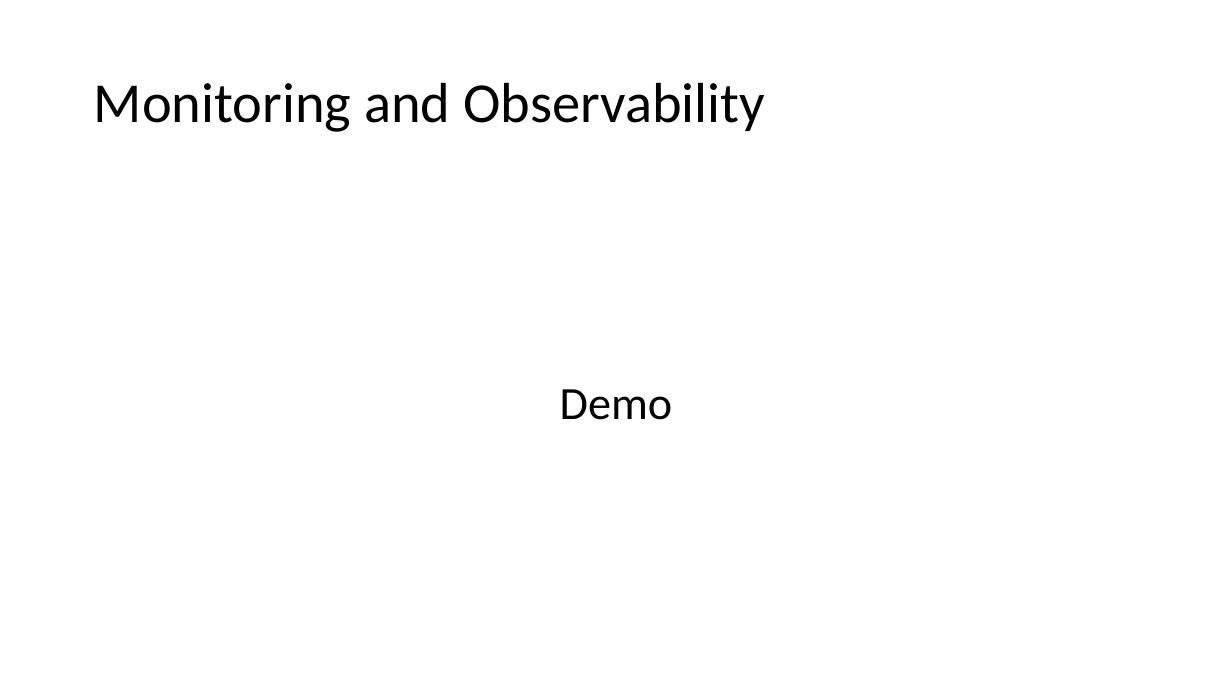
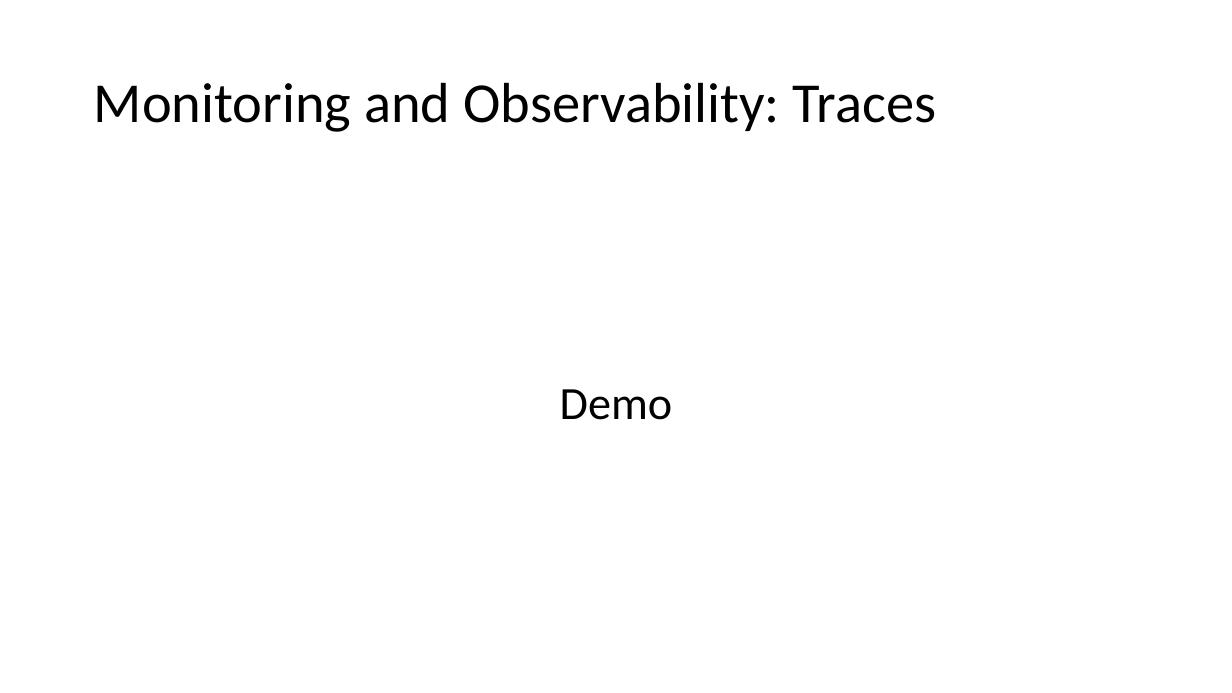
Before and after one commit to v1r7u/cloud_computing_old, a slide deck: slide 59 of presentations/05_Monitoring_Pricing.pptx (slide 66 before the commit). Drawn at 1232x693 pixels with LibreOffice and Linux fonts; fonts in the diff are those of the drawing. Boxes give left, top, right and bottom in pixels: in the first picture for what was removed or moved away, otherwise in the second. Text is boxed around its words. In the diff, an @@ line names an element or a change of style, - is before the commit and + after.

```diff
--- a/presentations/05_Monitoring_Pricing.pptx
+++ b/presentations/05_Monitoring_Pricing.pptx
@@ title at <box>94,82,937,132</box>: text changed @@
-Monitoring and Observability
+Monitoring and Observability: Traces
```
Also in this commit, not shown: 2 other slides changed, 4 other files.
